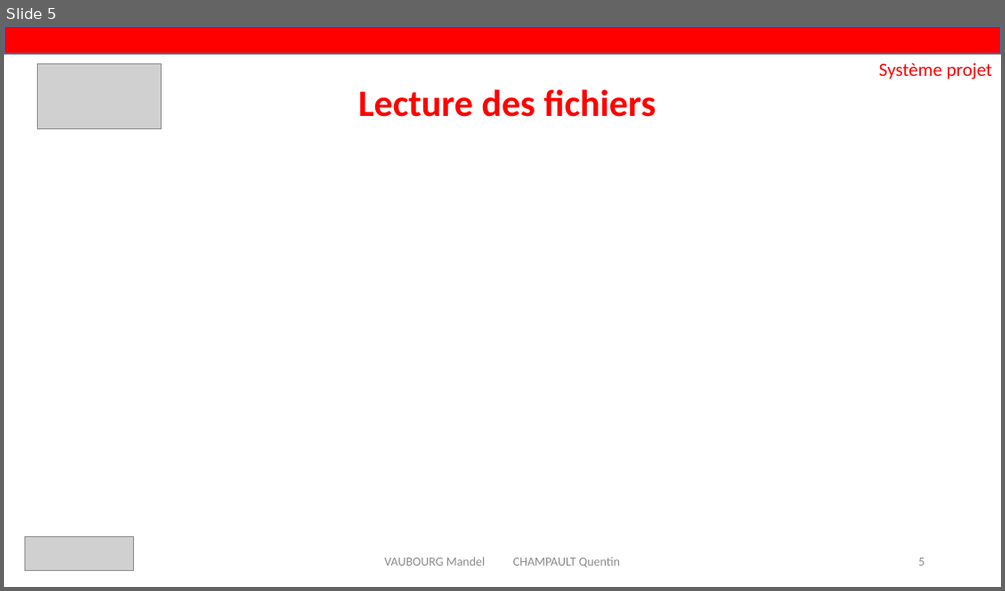
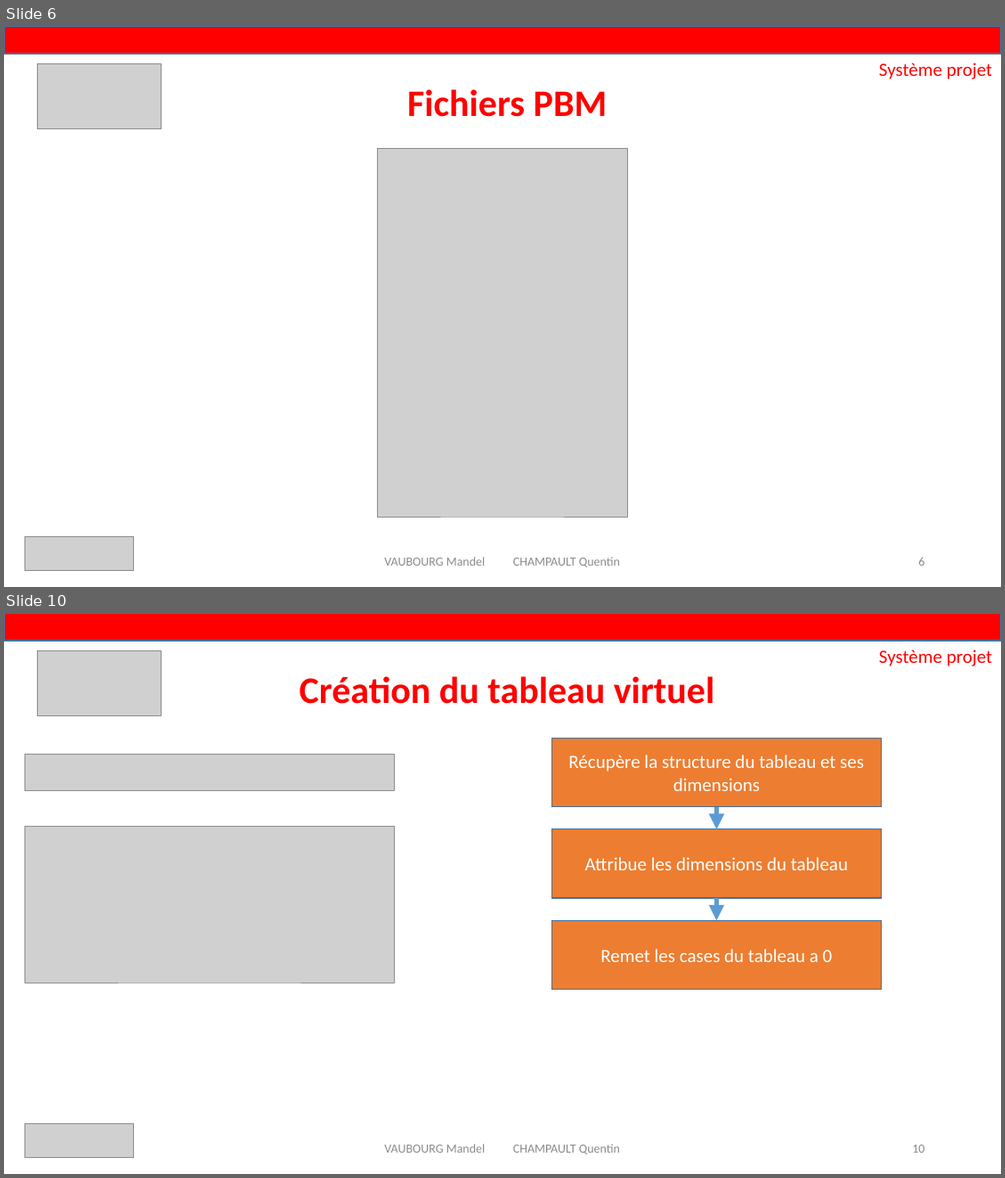
Before and after one commit to Akitoshi02/ExiaScreen, a slide deck: Rapport de fin + Powerpoint/exia.pptx. Shown one above the other, each under a label of ours: slide 5 before the commit, slides 6 and 10 after it; the slides between them are not shown. The pictures are 1005x591 and 1005x1178 pixels, drawn with LibreOffice and Linux fonts; fonts in the diff are those of the drawing; grey boxes stand for pictures. Boxes give left, top, right and bottom in pixels: in the first picture for what was removed or moved away, otherwise in the second. Text is boxed around its words. In the diff, an @@ line names an element or a change of style, - is before the commit and + after.

```diff
--- a/Rapport de fin + Powerpoint/exia.pptx
+++ b/Rapport de fin + Powerpoint/exia.pptx
@@ slide 10 added at (4,613,1001,1174), background #FFFFFF @@
@@ rectangle added at (4,613,1001,641), fill #FF0000, outline #43739E 1 pt @@
@@ picture added at (37,651,161,715) @@
@@ text added at (879,649,992,666), 18 pt, text #FF0000 @@
+Système projet
@@ title added at (299,676,714,704), 36 pt, text #FF0000, bold @@
+Création du tableau virtuel
@@ rectangle added at (552,738,882,807), fill #ED7D31, outline #43739E 1 pt, 18 pt, text #FFFFFF @@
+Récupère la structure du tableau et ses dimensions
@@ picture added at (25,755,394,791) @@
@@ picture added at (25,826,394,982) @@
@@ arrow added from (717, 807) to (717, 829), #5B9BD5 5 pt @@
@@ rectangle added at (552,829,882,898), fill #ED7D31, outline #43739E 1 pt, 18 pt, text #FFFFFF @@
+Attribue les dimensions du tableau
@@ arrow added from (717, 898) to (717, 920), #5B9BD5 5 pt @@
@@ rectangle added at (552,920,882,989), fill #ED7D31, outline #43739E 1 pt, 18 pt, text #FFFFFF @@
+Remet les cases du tableau a 0
@@ picture added at (25,1124,133,1158) @@
@@ text added at (384,1143,620,1154), 12 pt, text #8C8C8C @@
+VAUBOURG Mandel CHAMPAULT Quentin
@@ page number added at (912,1144,924,1152), 12 pt, text #8C8C8C @@
+10
@@ what was slide 5 is now slide 6 @@
@@ slide 6 changed as well @@
@@ title at (407,89,607,117): text changed @@
-Lecture des fichiers
+Fichiers PBM
@@ picture added at (378,149,628,516) @@
```
Also in this commit, not shown: 5 other slides changed, 11 other slides added.
